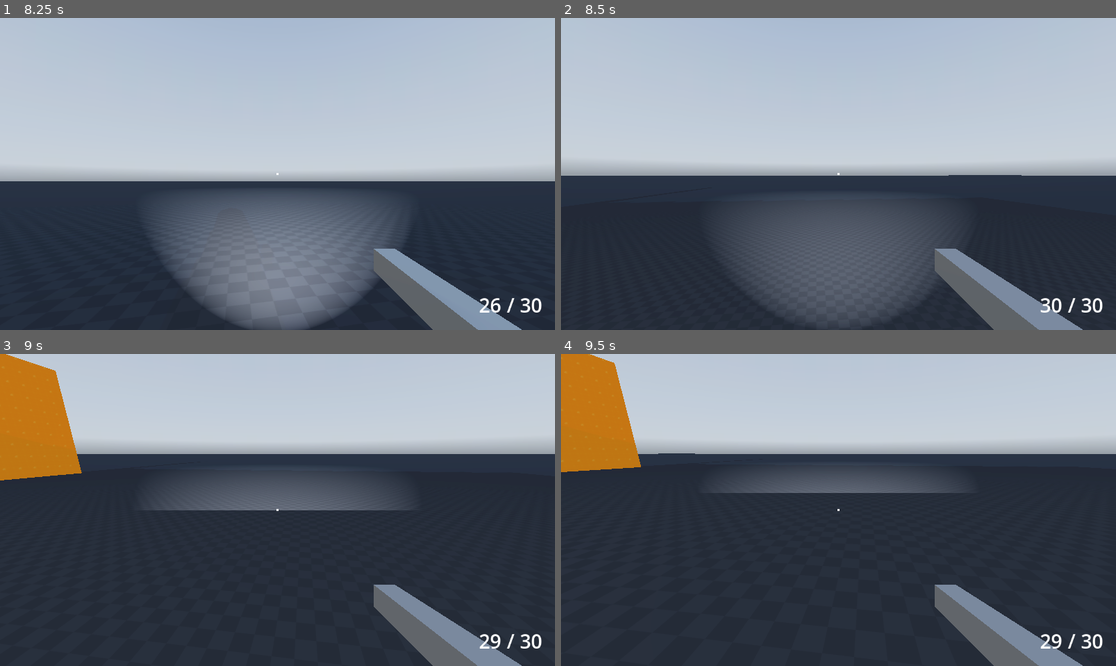
Above: before the commit, frames 1-4 (two rows, left to right).
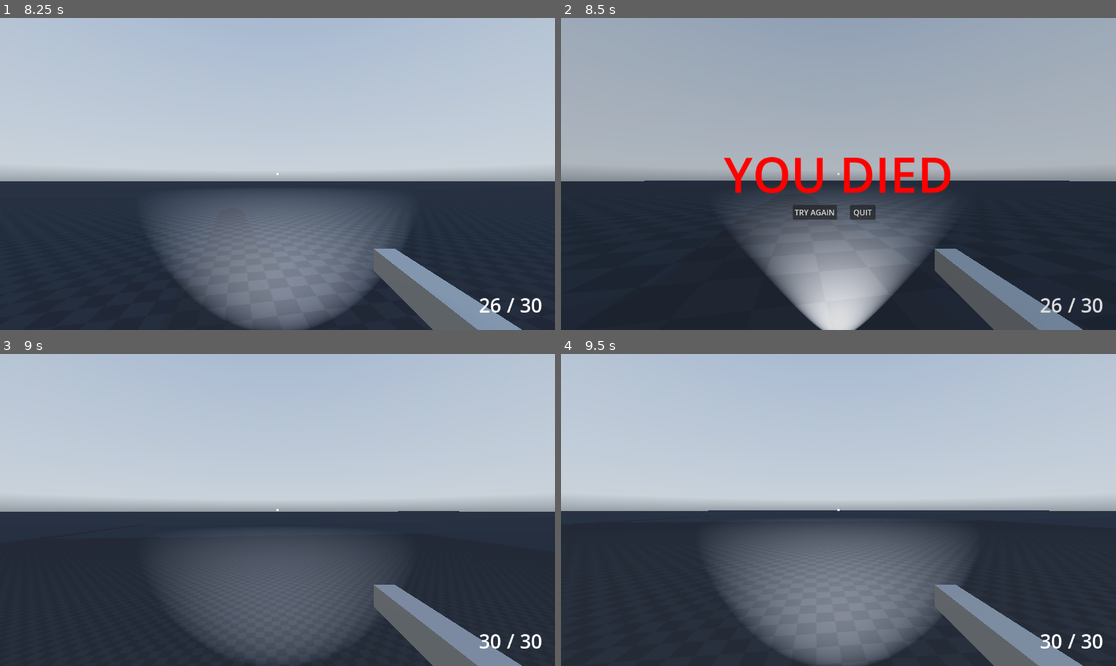
Above: after the commit, the same moments.

Repository: blakenuova/hoarder
Game: Godot game, scene res://Scenes/Levels/Raid Maps/dead_city.tscn
Same seed, same stepped clock (60 frames per second), same inputs: the game is played once before the commit and once after it. A sky picture missing from this copy of the repository is replaced by a grey-blue gradient.
Inputs (mouse positions are in pixels of both pictures, inside the frame that each line leads up to):
- Up to frame 1 (8.25 s): move the mouse to (305, 174) at 0.52 s; hold Ctrl (crouch) 0.53-1.28 s; hold W (move_forward) 0.53-5.78 s; click (305, 174) at 0.67 s; tap Space (jump) at 0.77, 1.52, 3.02, 3.5, 3.77, 4.52, 5, 6.02, 6.77, 7.52 s; move the mouse to (249, 174) at 1.27 s; click (249, 174) at 1.35 s; move the mouse to (288, 167) at 2.02 s; tap F (flashlight) at 2.1, 6.6 s; click (288, 167) at 2.17 s; tap Enter at 2.75, 4.25, 6.5 s; move the mouse to (271, 180) at 2.77 s; tap E (interact) at 2.85, 7.35 s; click (271, 180) at 2.92 s; move the mouse to (316, 177) at 3.52 s; hold Z (prone) 3.53-4.28 s; click (316, 177) at 3.67 s; tap R (reload) at 4.15 s; move the mouse to (233, 170) at 4.27 s; tap Shift (run) at 4.35 s; click (233, 170) at 4.42 s; move the mouse to (283, 174) at 5.02 s; hold Ctrl (crouch) 5.03-5.78 s; click (283, 174) at 5.17 s; move the mouse to (255, 167) at 5.77 s; hold D (move_right) 5.78-6.53 s; click (255, 167) at 5.85 s; move the mouse to (305, 174) at 6.52 s; hold W (move_forward) from 6.53 s (still down); click (305, 174) at 6.67 s; move the mouse to (249, 174) at 7.27 s; click (249, 174) at 7.42 s; move the mouse to (288, 167) at 8.02 s; hold Z (prone) from 8.03 s (still down); click (288, 167) at 8.17 s
- Up to frame 2 (8.5 s): keep holding W (move_forward); keep holding Z (prone)
- Up to frame 3 (9 s): release W (move_forward) at 8.75 s; release Z (prone) at 8.75 s; click (255, 547) at 8.75 s, where only the run after the commit has a clickable "TRY AGAIN"
- Up to frame 4 (9.5 s): no input

Frame 1 is identical in both runs. In frame 2, 58% of the frame differs, in the area x 0-100%, y 0-100%; in frame 3, 35%; in frame 4, 39%.

Commit message:
V0.01 FINISHED -- Add extraction zone and game over screen UI
Introduces an extraction zone to the dead_city level and adds a new game over screen UI. The player now sees a 'YOU DIED' message on death and a 'MISSION COMPLETE' message upon successful extraction, both using the new UI. Includes supporting scripts and scene updates for these features.

Diff:
--- a/Scenes/Levels/Raid Maps/dead_city.tscn
+++ b/Scenes/Levels/Raid Maps/dead_city.tscn
@@ -12,6 +12,7 @@
 [ext_resource type="PackedScene" uid="uid://s1wgwcxpxije" path="res://Scenes/Inventory/Items/scrap.tscn" id="10_42djl"]
 [ext_resource type="PackedScene" uid="uid://8pvex1nnyd40" path="res://Scenes/Inventory/Items/MedkitPickup.tscn" id="11_m1h85"]
 [ext_resource type="PackedScene" uid="uid://b5fdwt0meq1if" path="res://Scenes/Enemies/enemy.tscn" id="12_v56u2"]
+[ext_resource type="PackedScene" uid="uid://deov1l8sad30f" path="res://Scenes/Levels/extraction_zone.tscn" id="13_vbutj"]
 
 [sub_resource type="PanoramaSkyMaterial" id="PanoramaSkyMaterial_erxk3"]
 panorama = ExtResource("1_4efs8")
@@ -272,3 +273,6 @@
 
 [node name="Enemy" parent="." instance=ExtResource("12_v56u2")]
 transform = Transform3D(1, 0, 0, 0, 1, 0, 0, 0, 1, -9.73331, 0.5161035, 37)
+
+[node name="ExtractionZone" parent="." instance=ExtResource("13_vbutj")]
+transform = Transform3D(1, 0, 0, 0, 1, 0, 0, 0, 1, 54.756138, 1.0749915, 54.15293)
--- /dev/null
+++ b/Scenes/Levels/extraction_zone.tscn
@@ -0,0 +1,55 @@
+[gd_scene load_steps=7 format=3 uid="uid://deov1l8sad30f"]
+
+[ext_resource type="Script" uid="uid://6i8dv4lk1qlw" path="res://Scripts/extraction_zone.gd" id="1_tlv07"]
+
+[sub_resource type="BoxShape3D" id="BoxShape3D_qsurb"]
+size = Vector3(2, 2, 2)
+
+[sub_resource type="StandardMaterial3D" id="StandardMaterial3D_qsurb"]
+transparency = 1
+albedo_color = Color(0, 1, 0, 0.011764706)
+emission_enabled = true
+emission = Color(0, 1, 0, 1)
+emission_energy_multiplier = 6.29
+
+[sub_resource type="BoxMesh" id="BoxMesh_tlv07"]
+material = SubResource("StandardMaterial3D_qsurb")
+size = Vector3(3, 2, 3)
+
+[sub_resource type="StandardMaterial3D" id="StandardMaterial3D_tlv07"]
+transparency = 1
+albedo_color = Color(0, 1, 0, 1)
+emission_enabled = true
+emission = Color(0, 1, 0, 1)
+emission_energy_multiplier = 16.0
+
+[sub_resource type="BoxMesh" id="BoxMesh_ydii3"]
+material = SubResource("StandardMaterial3D_tlv07")
+size = Vector3(0.5, 0.5, 0.5)
+
+[node name="ExtractionZone" type="Node3D"]
+script = ExtResource("1_tlv07")
+
+[node name="Area3D" type="Area3D" parent="."]
+
+[node name="CollisionShape3D" type="CollisionShape3D" parent="Area3D"]
+shape = SubResource("BoxShape3D_qsurb")
+
+[node name="MeshInstance3D" type="MeshInstance3D" parent="."]
+mesh = SubResource("BoxMesh_tlv07")
+
+[node name="MeshInstance3D2" type="MeshInstance3D" parent="."]
+transform = Transform3D(1, 0, 0, 0, 1, 0, 0, 0, 1, 2, -0.7, 2)
+mesh = SubResource("BoxMesh_ydii3")
+
+[node name="MeshInstance3D3" type="MeshInstance3D" parent="."]
+transform = Transform3D(1, 0, 0, 0, 1, 0, 0, 0, 1, -2.1, -0.7, 2)
+mesh = SubResource("BoxMesh_ydii3")
+
+[node name="MeshInstance3D4" type="MeshInstance3D" parent="."]
+transform = Transform3D(1, 0, 0, 0, 1, 0, 0, 0, 1, 2, -0.7, -2)
+mesh = SubResource("BoxMesh_ydii3")
+
+[node name="MeshInstance3D5" type="MeshInstance3D" parent="."]
+transform = Transform3D(1, 0, 0, 0, 1, 0, 0, 0, 1, -2.1, -0.7, -2)
+mesh = SubResource("BoxMesh_ydii3")
--- /dev/null
+++ b/Scenes/Menu/game_over_screen.tscn
@@ -0,0 +1,70 @@
+[gd_scene load_steps=2 format=3 uid="uid://dqicq0cgg52yf"]
+
+[ext_resource type="Script" uid="uid://ca88gf8402yyh" path="res://Scripts/Menu/game_over_screen.gd" id="1_cc4c5"]
+
+[node name="GameOverScreen" type="Control"]
+layout_mode = 3
+anchors_preset = 15
+anchor_right = 1.0
+anchor_bottom = 1.0
+grow_horizontal = 2
+grow_vertical = 2
+script = ExtResource("1_cc4c5")
+
+[node name="ColorRect" type="ColorRect" parent="."]
+layout_mode = 1
+anchors_preset = 15
+anchor_right = 1.0
+anchor_bottom = 1.0
+grow_horizontal = 2
+grow_vertical = 2
+color = Color(0, 0, 0, 0.13333334)
+
+[node name="Game Over" type="Label" parent="."]
+layout_mode = 1
+anchors_preset = 8
+anchor_left = 0.5
+anchor_top = 0.5
+anchor_right = 0.5
+anchor_bottom = 0.5
+offset_left = -46.0
+offset_top = -11.5
+offset_right = 46.0
+offset_bottom = 11.5
+grow_horizontal = 2
+grow_vertical = 2
+theme_override_font_sizes/font_size = 101
+text = "GAME OVER"
+
+[node name="RestartButton" type="Button" parent="."]
+layout_mode = 1
+anchors_preset = 8
+anchor_left = 0.5
+anchor_top = 0.5
+anchor_right = 0.5
+anchor_bottom = 0.5
+offset_left = -95.0
+offset_top = 64.0
+offset_right = -3.0
+offset_bottom = 95.0
+grow_horizontal = 2
+grow_vertical = 2
+text = "TRY AGAIN"
+
+[node name="QuitButton" type="Button" parent="."]
+layout_mode = 1
+anchors_preset = 8
+anchor_left = 0.5
+anchor_top = 0.5
+anchor_right = 0.5
+anchor_bottom = 0.5
+offset_left = 24.0
+offset_top = 64.0
+offset_right = 77.0
+offset_bottom = 95.0
+grow_horizontal = 2
+grow_vertical = 2
+text = "QUIT"
+
+[connection signal="pressed" from="RestartButton" to="." method="_on_restart_button_pressed"]
+[connection signal="pressed" from="QuitButton" to="." method="_on_quit_button_pressed"]
--- a/Scenes/Player/player.tscn
+++ b/Scenes/Player/player.tscn
@@ -8,6 +8,7 @@
 [ext_resource type="PackedScene" uid="uid://dkh18u2sg55nl" path="res://Scenes/UI/hud.tscn" id="3_xpcdj"]
 [ext_resource type="AudioStream" uid="uid://dfro8rrmv8ju" path="res://Assets/Sounds/Footsteps/01-footstep.ogg" id="4_mtuoh"]
 [ext_resource type="PackedScene" uid="uid://t13qlaue6ohv" path="res://Scenes/UI/inventory_ui.tscn" id="6_0u5uq"]
+[ext_resource type="PackedScene" uid="uid://dqicq0cgg52yf" path="res://Scenes/Menu/game_over_screen.tscn" id="8_gk6dx"]
 
 [sub_resource type="CapsuleMesh" id="CapsuleMesh_tugb3"]
 
@@ -83,6 +84,10 @@
 [node name="InventoryUI" parent="CanvasLayer" instance=ExtResource("6_0u5uq")]
 visible = false
 
+[node name="GameOverScreen" parent="CanvasLayer" instance=ExtResource("8_gk6dx")]
+process_mode = 3
+visible = false
+
 [node name="Footstep_audio" type="AudioStreamPlayer3D" parent="."]
 transform = Transform3D(1, 0, 0, 0, 1, 0, 0, 0, 1, 0, -1, 0)
 stream = ExtResource("4_mtuoh")
--- /dev/null
+++ b/Scripts/Menu/game_over_screen.gd
@@ -0,0 +1,26 @@
+extends Control
+
+@onready var title_label = $"Game Over"
+
+func _ready():
+
+	# Start hidden
+	visible = false
+
+func set_title(text: String, color: Color):
+	title_label.text = text
+	title_label.add_theme_color_override("font_color", color)
+
+	# Show mouse and pause game
+	visible = true
+	Input.mouse_mode = Input.MOUSE_MODE_VISIBLE
+	get_tree().paused = true
+
+
+func _on_restart_button_pressed() -> void:
+	get_tree().paused = false
+	get_tree().reload_current_scene()
+
+
+func _on_quit_button_pressed() -> void:
+	get_tree().quit()
--- a/Scripts/Player/player.gd
+++ b/Scripts/Player/player.gd
@@ -37,7 +37,7 @@
 @onready var inventory_ui: Control = $CanvasLayer/InventoryUI
 @onready var weapon_holder: Node3D = $Head/Camera3D/WeaponHolder
 @onready var aim_ray: RayCast3D = $Head/Camera3D/AimRay
-
+@onready var game_over_screen = $CanvasLayer/GameOverScreen
 
 # --------------- audio node ---------------
 @export_group("Audio")
@@ -353,5 +353,5 @@
 
 func die():
 	print("YOU DIED")
-	# Restart the current level
-	get_tree().reload_current_scene()
+	# Call the UI function
+	game_over_screen.set_title("YOU DIED", Color.RED)
--- /dev/null
+++ b/Scripts/extraction_zone.gd
@@ -0,0 +1,18 @@
+extends Node3D
+
+# Signal to tell the world we won
+signal player_extracted
+
+@onready var area = $Area3D
+
+func _ready():
+	area.body_entered.connect(_on_body_entered)
+
+func _on_body_entered(body):
+	if body.is_in_group("Player"):
+		print("PLAYER REACHED EXTRACTION!")
+
+		# Access the player's UI directly
+		if body.has_node("CanvasLayer/GameOverScreen"):
+			var screen = body.get_node("CanvasLayer/GameOverScreen")
+			screen.set_title("MISSION COMPLETE", Color.GREEN)
Not shown: 1 places in Scenes/Levels/Raid Maps/dead_city.tscn that only renumber resources
Not shown: 1 places in Scenes/Player/player.tscn that only renumber resources
Not shown, added: Scripts/Menu/game_over_screen.gd.uid
Not shown, added: Scripts/extraction_zone.gd.uid
